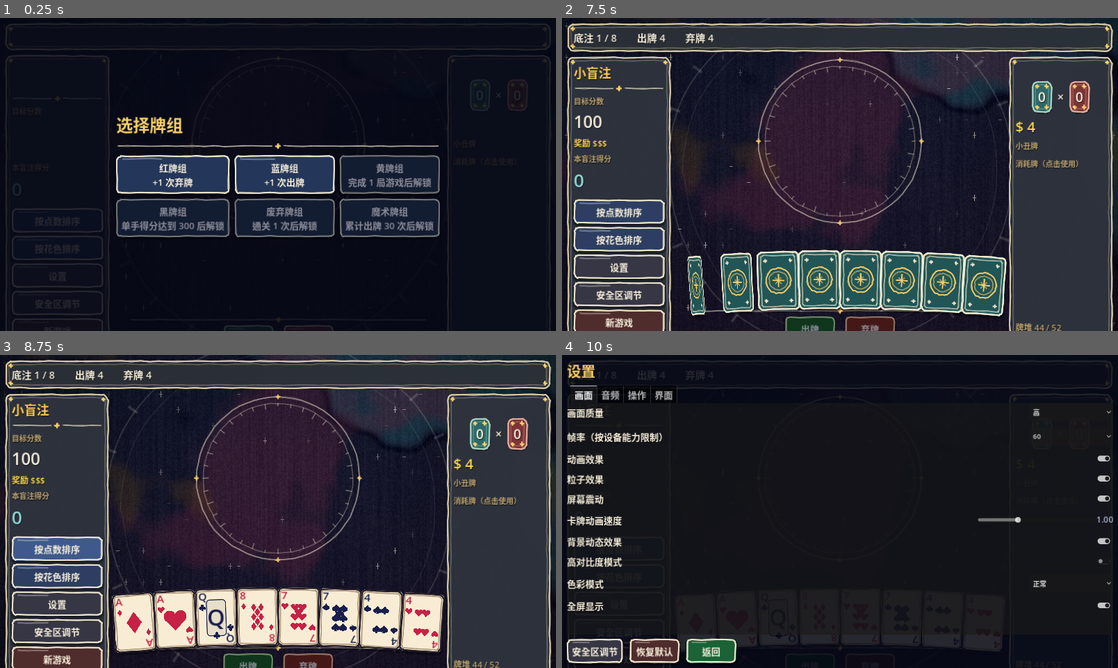
Above: before the commit, frames 1-4 (two rows, left to right).
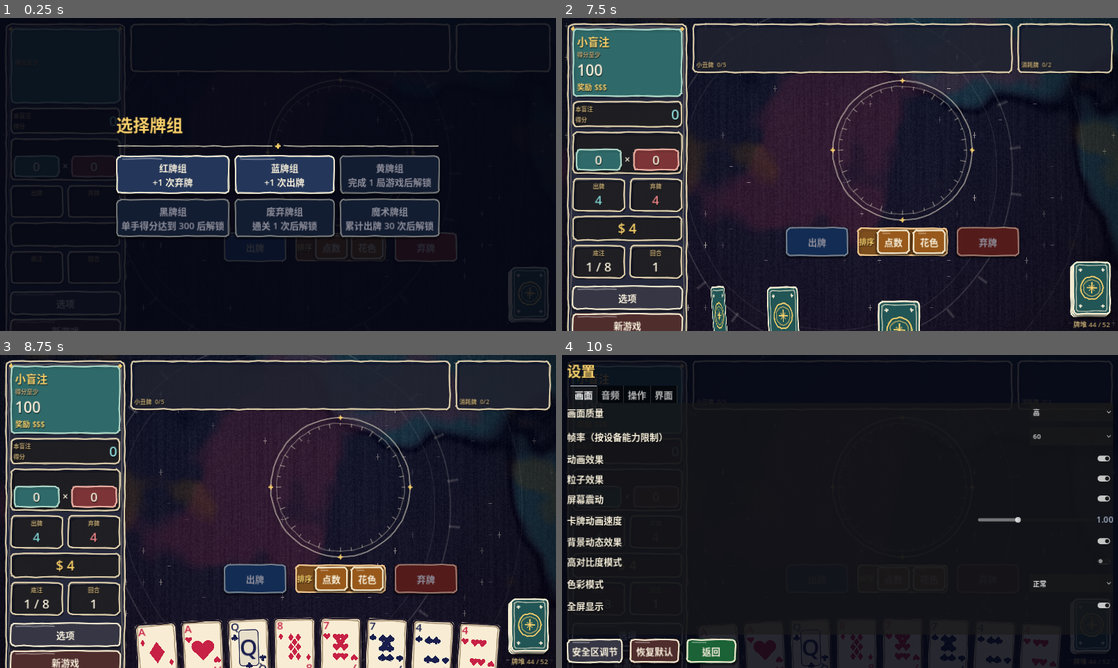
Above: after the commit, the same moments.

Repository: hmk849/joker-rogue
Game: Godot game, scene res://scenes/main.tscn
The game is run twice, just before and just after one commit, with the same random seed, the same clock (stepped at 60 frames per second) and the same inputs.
Inputs (mouse positions are in pixels of both pictures, inside the frame that each line leads up to):
- Up to frame 1 (0.25 s): no input
- Up to frame 2 (7.5 s): click (617, 221) at 0.5 s, where only the run before the commit has a clickable "按点数排序"; click "设置" (after the commit: "选项") at 1.25 s; click (617, 246) at 2 s, where only the run before the commit has a clickable "按花色排序"; click "新游戏" at 2.75 s; click (817, 246) at 3.5 s, where only the run after the commit has a clickable "出牌"; click (617, 302) at 4.25 s, where only the run before the commit has a clickable "安全区调节"; click (895, 246) at 5 s, where only the run after the commit has a clickable "点数"; click (928, 246) at 5.75 s, where only the run after the commit has a clickable "花色"; click (990, 246) at 6.5 s, where only the run after the commit has a clickable "弃牌"; click "红牌组 +1 次弃牌" at 7.25 s
- Up to frame 3 (8.75 s): click (55, 549) at 8 s, where only the run before the commit has a clickable "按点数排序"
- Up to frame 4 (10 s): click "设置" (after the commit: "选项") at 8.75 s; click (617, 577) at 9.5 s, where only the run before the commit has a clickable "按花色排序"

The runs differ from the first frame. In frame 1, 2.9% of the frame differs, in the area x 0-99%, y 1-100%; in frame 2, 49%; in frame 3, 49%, in the area x 0-100%, y 1-100%; in frame 4, 3.9%.

Commit message:
Joker Rogue v1.0.4: 换 batch8（仿原版小丑牌横屏布局重做：左栏盲注/得分/牌型/出牌弃牌/金币/底注回合/选项，右侧小丑牌+消耗牌+出牌区+手牌牌堆），含手牌排序修复，重打 _set_bus 与 Rect2.move_to 补丁

Diff:
--- a/scripts/main.gd
+++ b/scripts/main.gd
@@ -113,28 +113,40 @@
 	t.tween_property(b, "rotation", deg_to_rad(-2.0), 2.4).set_trans(Tween.TRANS_SINE)
 	t.tween_property(b, "rotation", 0.0, 1.2).set_trans(Tween.TRANS_SINE)
 
-# ---------- 构建 ----------
+# ---------- 构建（仿原版《小丑牌》横屏布局）----------
+# 左栏：盲注 / 得分 / 牌型(筹码×倍率) / 出牌·弃牌 / 金币 / 底注·回合 / 选项
+# 右侧：顶部小丑牌区 + 消耗牌区，中间出牌区，下方 出牌·排序·弃牌 按钮，最下是手牌 + 牌堆
+var blind_panel: OrnatePanel
+
+func _box(bg: Color, accent: Color = Astral.GOLD_DIM, pad: float = 8.0) -> OrnatePanel:
+	var p := UIStyle.panel(bg, accent) as OrnatePanel
+	p.plain = true
+	p.set_pad(pad)
+	return p
+
+func _stat(title: String, key: String, col: Color) -> Control:  # 小标题 + 大数字的方框
+	var p := _box(Color(0, 0, 0, 0.35))
+	p.size_flags_horizontal = Control.SIZE_EXPAND_FILL
+	var v := VBoxContainer.new()
+	v.add_theme_constant_override("separation", 0)
+	p.add_child(v)
+	var t := UIStyle.label(title, 14, Astral.GOLD_DIM)
+	t.horizontal_alignment = HORIZONTAL_ALIGNMENT_CENTER
+	v.add_child(t)
+	L[key] = UIStyle.label("", 30, col)
+	L[key].horizontal_alignment = HORIZONTAL_ALIGNMENT_CENTER
+	v.add_child(L[key])
+	return p
+
 func _build() -> void:
 	var sp := UIManager.spacing()
 	var safe := SafeBox.new()
 	add_child(safe)
 	root_box = safe
-	var col := VBoxContainer.new()
-	col.add_theme_constant_override("separation", sp)
-	safe.add_child(col)
-	var top := UIStyle.panel(Color(0.1, 0.13, 0.18, 0.95))
-	col.add_child(top)
-	var tr := HBoxContainer.new()
-	tr.add_theme_constant_override("separation", 48)
-	top.add_child(tr)
-	for k in ["ante", "hands", "discards"]:
-		L[k] = UIStyle.label("", 24)
-		tr.add_child(L[k])
 	var body := HBoxContainer.new()
-	body.size_flags_vertical = Control.SIZE_EXPAND_FILL
 	body.add_theme_constant_override("separation", sp)
-	col.add_child(body)
-	var parts := [_left(), _center(), _right()]
+	safe.add_child(body)
+	var parts := [_left(), _center()]
 	if bool(SettingsManager.get_value("layout_flipped")): parts.reverse()
 	for p in parts: body.add_child(p)
 	fx = Control.new()
@@ -143,112 +155,188 @@
 	add_child(fx)
 
 func _left() -> Control:
-	var p := UIStyle.panel(Color(0.11, 0.14, 0.2, 0.96))
-	p.custom_minimum_size.x = 250
+	var col := UIStyle.panel(Color(0.08, 0.1, 0.2, 0.96))
+	col.custom_minimum_size.x = 290
+	(col as OrnatePanel).set_pad(12)
 	var v := VBoxContainer.new()
 	v.add_theme_constant_override("separation", 8)
-	p.add_child(v)
-	L["blind"] = UIStyle.label("", 30, Color(1, 0.8, 0.3))
-	L["target"] = UIStyle.label("", 40)
-	L["boss"] = UIStyle.label("", 16, Color(1, 0.55, 0.5))
+	col.add_child(v)
+	# 盲注框（颜色随小盲/大盲/Boss 变化）
+	blind_panel = _box(Astral.TEAL.darkened(0.5), Astral.TEAL, 12)
+	var bv := VBoxContainer.new()
+	bv.add_theme_constant_override("separation", 0)
+	blind_panel.add_child(bv)
+	L["blind"] = UIStyle.label("", 26, Astral.GOLD)
+	L["boss"] = UIStyle.label("", 14, Color(1, 0.75, 0.7))
 	L["boss"].autowrap_mode = TextServer.AUTOWRAP_ARBITRARY
-	L["boss"].custom_minimum_size.x = 220
-	L["reward"] = UIStyle.label("", 20, Color(1, 0.85, 0.3))
-	L["score"] = UIStyle.label("0", 44, Astral.TEAL.lightened(0.35))
-	v.add_child(L["blind"])
-	v.add_child(L["boss"])
-	v.add_child(Astral.divider(210))
-	v.add_child(UIStyle.label("目标分数", 18, Astral.GOLD_DIM))
-	v.add_child(L["target"])
-	v.add_child(L["reward"])
-	v.add_child(UIStyle.label("本盲注得分", 18, Astral.GOLD_DIM))
-	v.add_child(L["score"])
-	var sp := Control.new()
-	sp.size_flags_vertical = Control.SIZE_EXPAND_FILL
-	v.add_child(sp)
-	var b1 := UIStyle.button("按点数排序", Color(0.25, 0.35, 0.55), 44)
-	var b2 := UIStyle.button("按花色排序", Color(0.25, 0.35, 0.55), 44)
-	var b3 := UIStyle.button("安全区调节", Color(0.3, 0.3, 0.38), 44)
-	var b4 := UIStyle.button("新游戏", Color(0.45, 0.25, 0.25), 44)
-	b1.pressed.connect(func(): _sort(1))
-	b2.pressed.connect(func(): _sort(2))
-	b3.pressed.connect(_open_safe)
-	b4.pressed.connect(_deck_select)
-	var b5 := UIStyle.button("设置", Color(0.3, 0.3, 0.38), 44)
-	b5.pressed.connect(_open_settings)
-	for b in [b1, b2, b5, b3, b4]: v.add_child(b)
-	return p
-
-func _right() -> Control:
-	var p := UIStyle.panel(Color(0.11, 0.14, 0.2, 0.96))
-	p.custom_minimum_size.x = 250
-	var v := VBoxContainer.new()
-	v.add_theme_constant_override("separation", 8)
-	p.add_child(v)
-	L["type"] = UIStyle.label("", 24, Color(1, 0.9, 0.5))
-	v.add_child(L["type"])
+	L["boss"].custom_minimum_size.x = 230
+	L["target"] = UIStyle.label("", 36)
+	L["reward"] = UIStyle.label("", 18, Astral.GOLD)
+	bv.add_child(L["blind"])
+	bv.add_child(L["boss"])
+	bv.add_child(UIStyle.label("得分至少", 14, Astral.GOLD_DIM))
+	bv.add_child(L["target"])
+	bv.add_child(L["reward"])
+	v.add_child(blind_panel)
+	# 本盲注得分
+	var sp1 := _box(Color(0, 0, 0, 0.4))
+	var sh := HBoxContainer.new()
+	sp1.add_child(sh)
+	var sl := UIStyle.label("本盲注\n得分", 14, Astral.GOLD_DIM)
+	sl.size_flags_horizontal = Control.SIZE_EXPAND_FILL
+	sh.add_child(sl)
+	L["score"] = UIStyle.label("0", 34, Astral.TEAL.lightened(0.35))
+	sh.add_child(L["score"])
+	v.add_child(sp1)
+	# 牌型 + 筹码 × 倍率
+	var tp := _box(Color(0, 0, 0, 0.4))
+	var tv := VBoxContainer.new()
+	tv.add_theme_constant_override("separation", 4)
+	tp.add_child(tv)
+	L["type"] = UIStyle.label("", 20, Astral.GOLD)
+	L["type"].horizontal_alignment = HORIZONTAL_ALIGNMENT_CENTER
+	L["type"].custom_minimum_size.y = 26
+	tv.add_child(L["type"])
 	var hb := HBoxContainer.new()
 	hb.alignment = BoxContainer.ALIGNMENT_CENTER
-	v.add_child(hb)
-	var cp := UIStyle.panel(Astral.TEAL.darkened(0.5), Astral.TEAL)
-	var mp := UIStyle.panel(Astral.CRIMSON.darkened(0.5), Astral.CRIMSON)
-	L["chips"] = UIStyle.label("0", 32)
-	L["mult"] = UIStyle.label("0", 32)
+	hb.add_theme_constant_override("separation", 6)
+	tv.add_child(hb)
+	var cp := _box(Astral.TEAL.darkened(0.5), Astral.TEAL, 6)
+	var mp := _box(Astral.CRIMSON.darkened(0.5), Astral.CRIMSON, 6)
+	cp.size_flags_horizontal = Control.SIZE_EXPAND_FILL
+	mp.size_flags_horizontal = Control.SIZE_EXPAND_FILL
+	L["chips"] = UIStyle.label("0", 30)
+	L["mult"] = UIStyle.label("0", 30)
+	for k in ["chips", "mult"]: L[k].horizontal_alignment = HORIZONTAL_ALIGNMENT_CENTER
 	cp.add_child(L["chips"])
 	mp.add_child(L["mult"])
 	hb.add_child(cp)
-	hb.add_child(UIStyle.label(" × ", 28))
+	hb.add_child(UIStyle.label("×", 24))
 	hb.add_child(mp)
-	L["money"] = UIStyle.label("", 34, Color(1, 0.85, 0.3))
-	v.add_child(L["money"])
-	v.add_child(UIStyle.label("小丑牌", 18, Astral.GOLD_DIM))
-	var g := GridContainer.new()
-	g.columns = 2
-	v.add_child(g)
-	L["jokers"] = g
-	v.add_child(UIStyle.label("消耗牌（点击使用）", 18, Astral.GOLD_DIM))
-	var g2 := GridContainer.new()
-	g2.columns = 2
-	v.add_child(g2)
-	L["cons"] = g2
-	var sp := Control.new()
-	sp.size_flags_vertical = Control.SIZE_EXPAND_FILL
-	v.add_child(sp)
-	L["deck"] = UIStyle.label("", 20, Astral.GOLD_DIM)
-	v.add_child(L["deck"])
+	v.add_child(tp)
+	# 出牌 / 弃牌
+	var r1 := HBoxContainer.new()
+	r1.add_theme_constant_override("separation", 8)
+	r1.add_child(_stat("出牌", "hands", Astral.TEAL.lightened(0.3)))
+	r1.add_child(_stat("弃牌", "discards", Astral.CRIMSON.lightened(0.25)))
+	v.add_child(r1)
+	# 金币
+	var mpn := _box(Color(0, 0, 0, 0.4))
+	L["money"] = UIStyle.label("", 32, Astral.GOLD)
+	L["money"].horizontal_alignment = HORIZONTAL_ALIGNMENT_CENTER
+	mpn.add_child(L["money"])
+	v.add_child(mpn)
+	# 底注 / 回合
+	var r2 := HBoxContainer.new()
+	r2.add_theme_constant_override("separation", 8)
+	r2.add_child(_stat("底注", "ante", Astral.IVORY))
+	r2.add_child(_stat("回合", "round", Astral.IVORY))
+	v.add_child(r2)
+	var sp2 := Control.new()
+	sp2.size_flags_vertical = Control.SIZE_EXPAND_FILL
+	v.add_child(sp2)
+	var b1 := UIStyle.button("选项", Color(0.3, 0.3, 0.38), 40)
+	var b2 := UIStyle.button("新游戏", Color(0.45, 0.25, 0.25), 40)
+	b1.pressed.connect(_open_settings)
+	b2.pressed.connect(_deck_select)
+	v.add_child(b1)
+	v.add_child(b2)
+	return col
+
+func _slot_panel(title_key: String, key: String, min_w: float) -> Control:  # 小丑牌区 / 消耗牌区
+	var p := _box(Color(0.05, 0.07, 0.15, 0.8), Astral.GOLD_DIM, 10)
+	p.custom_minimum_size.x = min_w
+	var v := VBoxContainer.new()
+	v.add_theme_constant_override("separation", 2)
+	p.add_child(v)
+	var h := HBoxContainer.new()
+	h.add_theme_constant_override("separation", 8)
+	h.custom_minimum_size.y = 76
+	L[key] = h
+	v.add_child(h)
+	L[title_key] = UIStyle.label("", 14, Astral.GOLD_DIM)
+	v.add_child(L[title_key])
 	return p
 
 func _center() -> Control:
 	var c := VBoxContainer.new()
 	c.size_flags_horizontal = Control.SIZE_EXPAND_FILL
 	c.add_theme_constant_override("separation", UIManager.spacing())
+	var top := HBoxContainer.new()
+	top.add_theme_constant_override("separation", UIManager.spacing())
+	var jp := _slot_panel("jcount", "jokers", 0.0)
+	jp.size_flags_horizontal = Control.SIZE_EXPAND_FILL
+	top.add_child(jp)
+	top.add_child(_slot_panel("ccount", "cons", 230.0))
+	c.add_child(top)
 	play_area = Control.new()
 	play_area.size_flags_vertical = Control.SIZE_EXPAND_FILL
-	play_area.custom_minimum_size.y = 150
+	play_area.custom_minimum_size.y = 120
 	play_area.draw.connect(func(): Astral.draw_sigil(play_area, play_area.size / 2.0, minf(play_area.size.x, play_area.size.y) * 0.48))
 	c.add_child(play_area)
+	# 出牌 · 排序 · 弃牌
+	var bar := HBoxContainer.new()
+	bar.alignment = BoxContainer.ALIGNMENT_CENTER
+	bar.add_theme_constant_override("separation", 20)
+	c.add_child(bar)
+	play_btn = UIStyle.button("出牌", Color(0.2, 0.45, 0.85), 52)
+	discard_btn = UIStyle.button("弃牌", Color(0.85, 0.28, 0.28), 52)
+	play_btn.custom_minimum_size.x = 150
+	discard_btn.custom_minimum_size.x = 150
+	play_btn.pressed.connect(_do_play)
+	discard_btn.pressed.connect(_do_discard)
+	var sort_p := _box(Color(0.5, 0.3, 0.08, 0.85), Color(0.95, 0.6, 0.2), 6)
+	var sv := HBoxContainer.new()
+	sv.add_theme_constant_override("separation", 6)
+	sort_p.add_child(sv)
+	sv.add_child(UIStyle.label("排序", 18, Astral.GOLD))
+	var s1 := UIStyle.button("点数", Color(0.85, 0.5, 0.15), 40)
+	var s2 := UIStyle.button("花色", Color(0.85, 0.5, 0.15), 40)
+	s1.custom_minimum_size.x = 80
+	s2.custom_minimum_size.x = 80
+	s1.pressed.connect(func(): _sort(1))
+	s2.pressed.connect(func(): _sort(2))
+	sv.add_child(s1)
+	sv.add_child(s2)
+	bar.add_child(play_btn)
+	bar.add_child(sort_p)
+	bar.add_child(discard_btn)
+	# 手牌 + 右侧牌堆
+	var hr := HBoxContainer.new()
+	hr.add_theme_constant_override("separation", 8)
+	c.add_child(hr)
 	hand_view = HandView.new()
+	hand_view.size_flags_horizontal = Control.SIZE_EXPAND_FILL
 	hand_view.custom_minimum_size.y = CardView.H * cs + 56
 	hand_view.selection_changed.connect(_on_sel)
-	c.add_child(hand_view)
-	var bar := HBoxContainer.new()
-	bar.alignment = BoxContainer.ALIGNMENT_CENTER
-	bar.add_theme_constant_override("separation", 24)
-	c.add_child(bar)
-	play_btn = UIStyle.button("出牌", Color(0.15, 0.55, 0.3))
-	discard_btn = UIStyle.button("弃牌", Color(0.7, 0.25, 0.25))
-	play_btn.pressed.connect(_do_play)
-	discard_btn.pressed.connect(_do_discard)
-	bar.add_child(play_btn)
-	bar.add_child(discard_btn)
+	hr.add_child(hand_view)
+	var dp := VBoxContainer.new()
+	dp.add_theme_constant_override("separation", 2)
+	var stack := Control.new()
+	stack.custom_minimum_size = Vector2(CardView.W * cs * 0.9 + 12.0, CardView.H * cs * 0.9 + 12.0)
+	for i in 3:
+		var cv := CardView.make({"rank": 2, "suit": 0, "enh": "", "ed": "", "seal": ""}, cs * 0.9)
+		cv.face_up = false
+		cv.position = Vector2(i * 3.0, 9.0 - i * 3.0)
+		stack.add_child(cv)
+	dp.add_child(stack)
+	L["deck"] = UIStyle.label("", 16, Astral.GOLD_DIM)
+	L["deck"].horizontal_alignment = HORIZONTAL_ALIGNMENT_CENTER
+	dp.add_child(L["deck"])
+	hr.add_child(dp)
 	return c
 
 # ---------- 刷新 ----------
 func _refresh() -> void:
 	var g := GameManager
-	L["ante"].text = "底注 %d / 8" % BlindManager.ante
-	L["hands"].text = "出牌 %d" % g.hands_left
-	L["discards"].text = "弃牌 %d" % g.discards_left
+	L["ante"].text = "%d / 8" % BlindManager.ante
+	L["round"].text = str((BlindManager.ante - 1) * 3 + BlindManager.index + 1)
+	L["hands"].text = str(g.hands_left)
+	L["discards"].text = str(g.discards_left)
+	var bc: Color = [Astral.TEAL, Color(0.9, 0.55, 0.2), Astral.CRIMSON][BlindManager.index]
+	blind_panel.bg = bc.darkened(0.5)
+	blind_panel.accent = bc
+	blind_panel.queue_redraw()
 	L["blind"].text = BlindManager.blind_name()
 	L["target"].text = str(BlindManager.target())
 	L["boss"].text = BlindManager.desc()
@@ -513,6 +601,8 @@
 		var b := ItemView.make(ConsumableManager.owned[i], Vector2(100, 70))
 		b.pressed.connect(func(): _use_cons(i))
 		L["cons"].add_child(b)
+	L["jcount"].text = "小丑牌  %d/%d" % [JokerManager.owned.size(), GameManager.joker_slots]
+	L["ccount"].text = "消耗牌  %d/%d" % [ConsumableManager.owned.size(), GameManager.cons_slots]
 
 func _use_cons(i: int) -> void:
 	if busy: return
--- a/scripts/ui/ornate_panel.gd
+++ b/scripts/ui/ornate_panel.gd
@@ -3,15 +3,18 @@
 # 手绘面板：圆角色块 + 偏移彩铅晕色 + 双重粉笔描边 + 四角手画小星
 var bg: Color = Astral.NIGHT
 var accent: Color = Astral.GOLD_DIM
+var plain := false  # 简洁模式：只留外框，用于栏内的小方框
+var _sb := StyleBoxEmpty.new()
 
 func _init() -> void:
-	var e := StyleBoxEmpty.new()
-	e.set_content_margin_all(16)
-	add_theme_stylebox_override("panel", e)
+	_sb.set_content_margin_all(16)
+	add_theme_stylebox_override("panel", _sb)
+
+func set_pad(p: float) -> void: _sb.set_content_margin_all(p)
 
 func _draw() -> void:
 	var r := Rect2(Vector2(3, 3), size - Vector2(6, 6))
-	var pts := Sketch.round_rect(r, 14.0)
+	var pts := Sketch.round_rect(r, 10.0 if plain else 14.0)
 	var sh := PackedVector2Array()
 	for p in pts: sh.append(p + Vector2(3, 5))
 	draw_colored_polygon(sh, Color(0, 0, 0, 0.3))
@@ -22,6 +25,7 @@
 	var seed := int(size.x * 13.0 + size.y * 7.0)
 	var oc := accent.lerp(Astral.CHALK, 0.6)
 	Sketch.stroke(self, pts, Color(oc, 0.95), 2.4, seed)
+	if plain: return
 	Sketch.stroke(self, Sketch.round_rect(r.grow(-7.0), 9.0), Color(oc, 0.28), 1.2, seed + 31)
 	for p in [r.position + Vector2(11, 11), Vector2(r.end.x - 11, r.position.y + 11), r.end - Vector2(11, 11), Vector2(r.position.x + 11, r.end.y - 11)]:
 		Sketch.star(self, p, 4.5, Astral.GOLD, seed + int(p.x))
